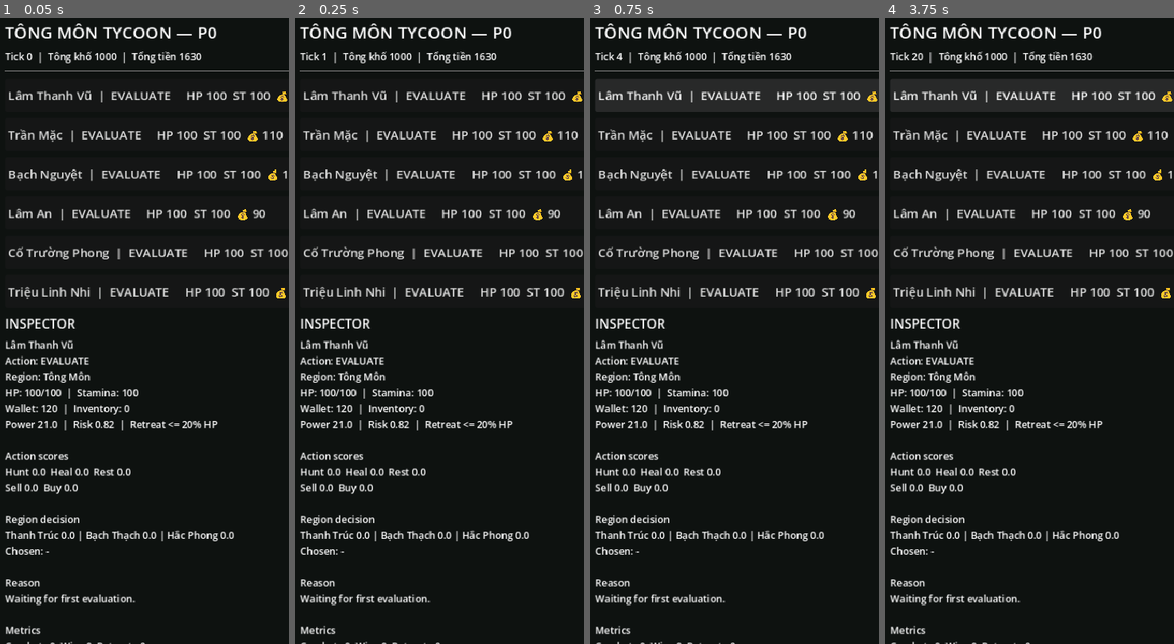
Above: before the commit, frames 1-4 (left to right).
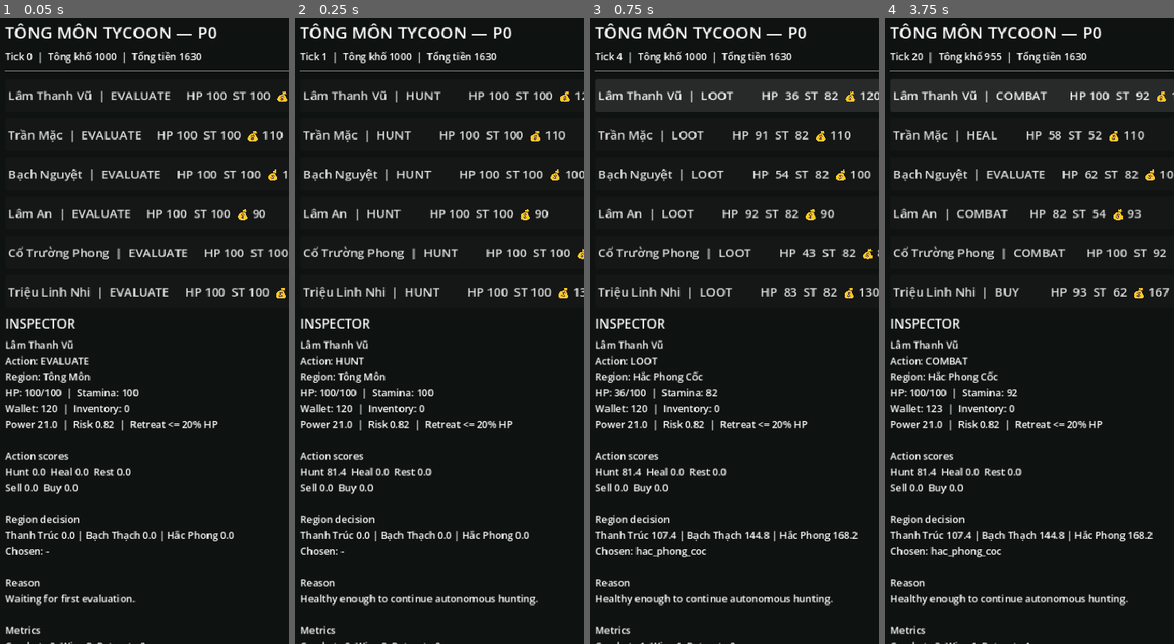
Above: after the commit, the same moments.

Repository: vuanhtuan161094-byte/TongMonBaDao
Game: Godot game, scene res://scenes/p0/p0_sandbox.tscn
The game is run twice, just before and just after one commit, with the same random seed, the same clock (stepped at 60 frames per second) and the same inputs.
Inputs (mouse positions are in pixels of both pictures, inside the frame that each line leads up to):
- Up to frame 1 (0.05 s): no input
- Up to frame 2 (0.25 s): no input
- Up to frame 3 (0.75 s): click (754, 93) at 0.5 s, where only the run before the commit has a clickable "Lâm Thanh Vũ | EVALUATE HP 10…"
- Up to frame 4 (3.75 s): click (1041, 93) at 1.25 s, where only the run after the commit has a clickable "Lâm Thanh Vũ | HUNT HP 36 ST …"; click (1035, 93) at 2 s, where only the run after the commit has a clickable "Lâm Thanh Vũ | HEAL HP 10 ST …"; click (1052, 93) at 2.75 s, where only the run after the commit has a clickable "Lâm Thanh Vũ | EVALUATE HP 10…"; click (1046, 93) at 3.5 s, where only the run after the commit has a clickable "Lâm Thanh Vũ | TRAVEL HP 100 …"

Frame 1 is identical in both runs. In frame 2, 4.7% of the frame differs, in the area x 1-100%, y 11-94%; in frame 3, 5.9%, in the area x 1-100%, y 11-100%; in frame 4, 5.5%.
Error before the commit: Parse Error: Cannot infer the type of "score" variable because the value doesn't have a set type. (res://src/simulation/ai/decision_system.gd:78)

Commit message:
fix: make P0 region scoring types explicit

Diff:
--- a/godot/src/simulation/ai/decision_system.gd
+++ b/godot/src/simulation/ai/decision_system.gd
@@ -68,14 +68,15 @@
 
 func choose_region(state: SimulationState, disciple: DiscipleState) -> StringName:
     var best_id: StringName = &""
-    var best_score := -1.0e30
+    var best_score: float = -1.0e30
     var region_scores: Dictionary = {}
 
-    for region in state.regions.values():
-        var risk_adjustment := (disciple.risk_bias * 2.0 - 1.0) * float(region.danger) * REGION_RISK_WEIGHT
-        var power_gap := maxf(0.0, region.recommended_power - disciple.combat_power)
-        var underpower_penalty := power_gap * UNDERPOWER_PENALTY
-        var score := region.profit_modifier * 100.0 + risk_adjustment - underpower_penalty
+    for region_value in state.regions.values():
+        var region: RegionState = region_value
+        var risk_adjustment: float = (disciple.risk_bias * 2.0 - 1.0) * float(region.danger) * REGION_RISK_WEIGHT
+        var power_gap: float = maxf(0.0, region.recommended_power - disciple.combat_power)
+        var underpower_penalty: float = power_gap * UNDERPOWER_PENALTY
+        var score: float = region.profit_modifier * 100.0 + risk_adjustment - underpower_penalty
         region_scores[str(region.id)] = score
 
         if score > best_score:
